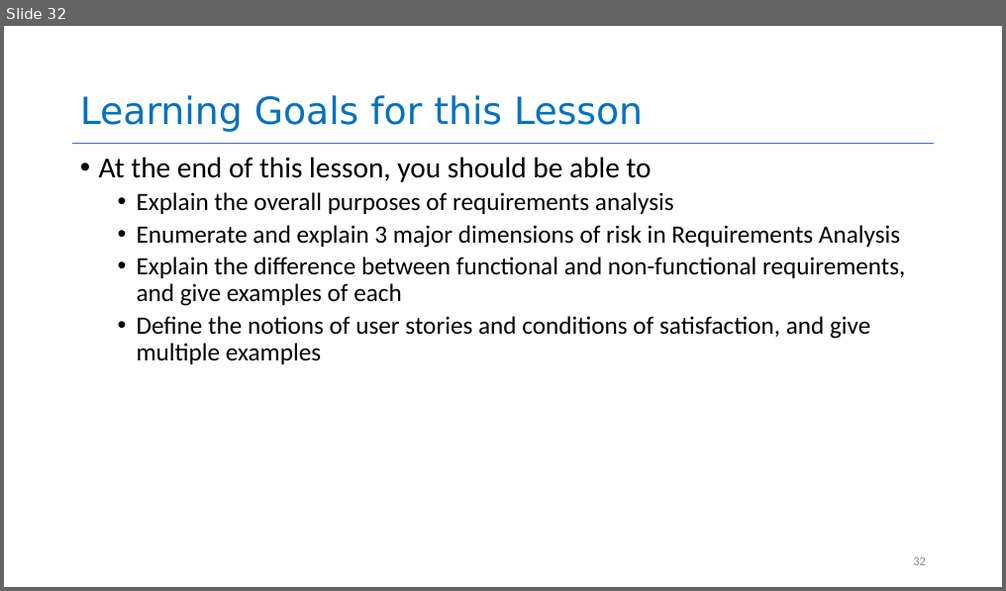
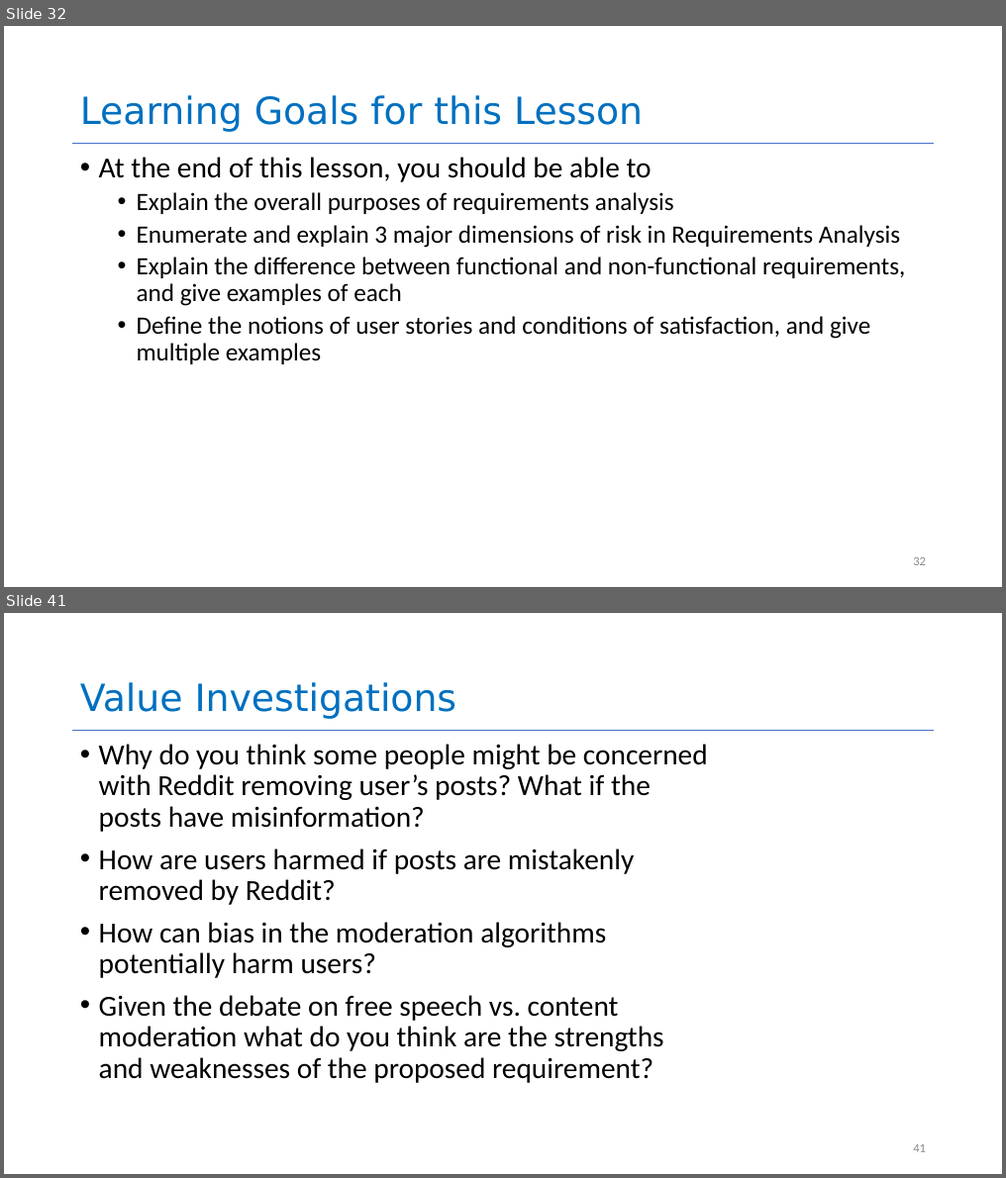
Before and after one commit to yashburshe/CS4530-Fall-2025, a slide deck: Slides/Module 01.2 Requirements Gathering.pptx. Shown one above the other, each under a label of ours: slide 32 before the commit, slides 32 and 41 after it; the slides between them are not shown. The pictures are 1006x591 and 1006x1178 pixels, drawn with LibreOffice and Linux fonts; fonts in the diff are those of the drawing. Boxes give left, top, right and bottom in pixels: in the first picture for what was removed or moved away, otherwise in the second. Text is boxed around its words. In the diff, an @@ line names an element or a change of style, - is before the commit and + after.

```diff
--- a/Slides/Module 01.2 Requirements Gathering.pptx
+++ b/Slides/Module 01.2 Requirements Gathering.pptx
@@ slide 41 added at [4,613,1002,1174], background #FFFFFF; not listed: 1 template element that a slide beside it also shows @@
@@ title added at [80,682,457,719], 36 pt, text #0070C0 @@
+Value Investigations
@@ text added at [99,744,708,1083], 28 pt, text #000000 @@
+• Why do you think some people might be concerned with Reddit removing user’s posts? What if the posts have misinformation?
+• How are users harmed if posts are mistakenly removed by Reddit?
+• How can bias in the moderation algorithms potentially harm users?
+• Given the debate on free speech vs. content moderation what do you think are the strengths and weaknesses of the proposed requirement?
@@ page number added at [913,1145,926,1153], 12 pt, text #8C8C8C @@
+41
```
Also in this commit, not shown: 10 other slides added, 1 other file.
